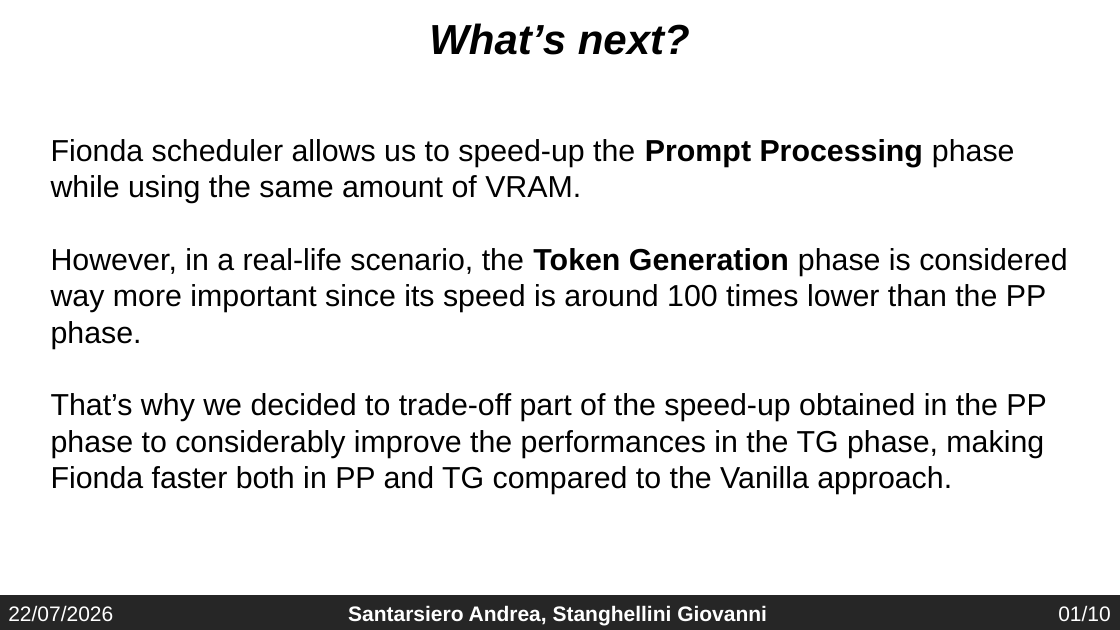
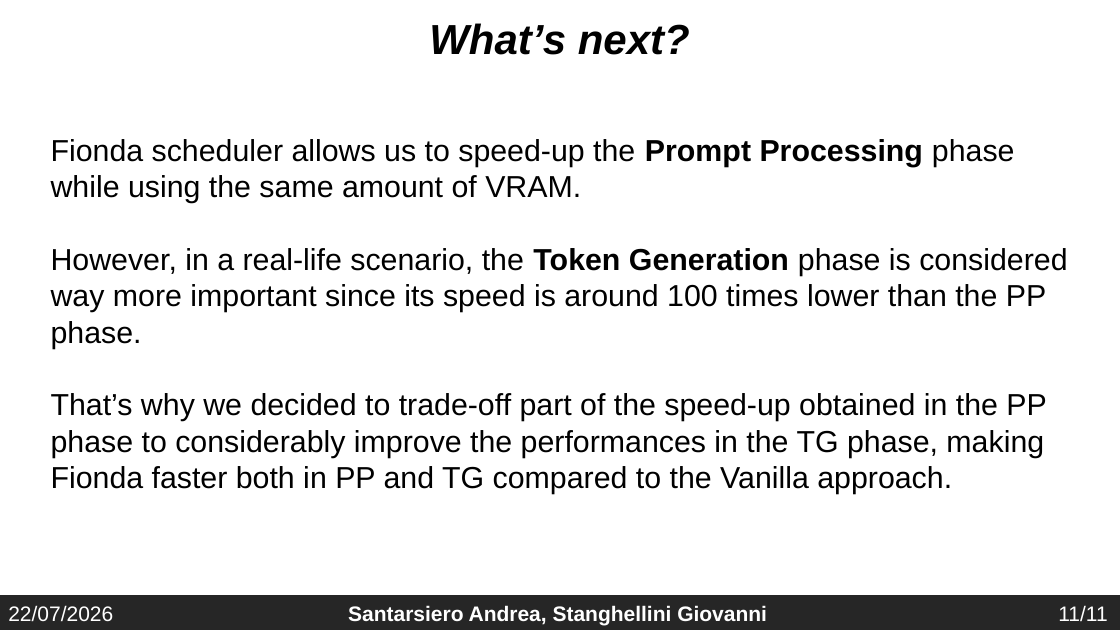
Before and after one commit to gio-stanga/fionda, a slide deck: slide 12 of .fionda_context/fionda scheduler.pptx (slide 10 before the commit). Drawn at 1120x630 pixels with LibreOffice and Linux fonts; fonts in the diff are those of the drawing. Boxes give left, top, right and bottom in pixels: in the first picture for what was removed or moved away, otherwise in the second. Text is boxed around its words. In the diff, an @@ line names an element or a change of style, - is before the commit and + after.

```diff
--- a/.fionda_context/fionda scheduler.pptx
+++ b/.fionda_context/fionda scheduler.pptx
@@ text at (x1=1058, y1=606, x2=1107, y2=622): text changed @@
-01/10
+11/11
```
Also in this commit, not shown: 8 other slides changed, 2 slides added, 4 slides removed.
